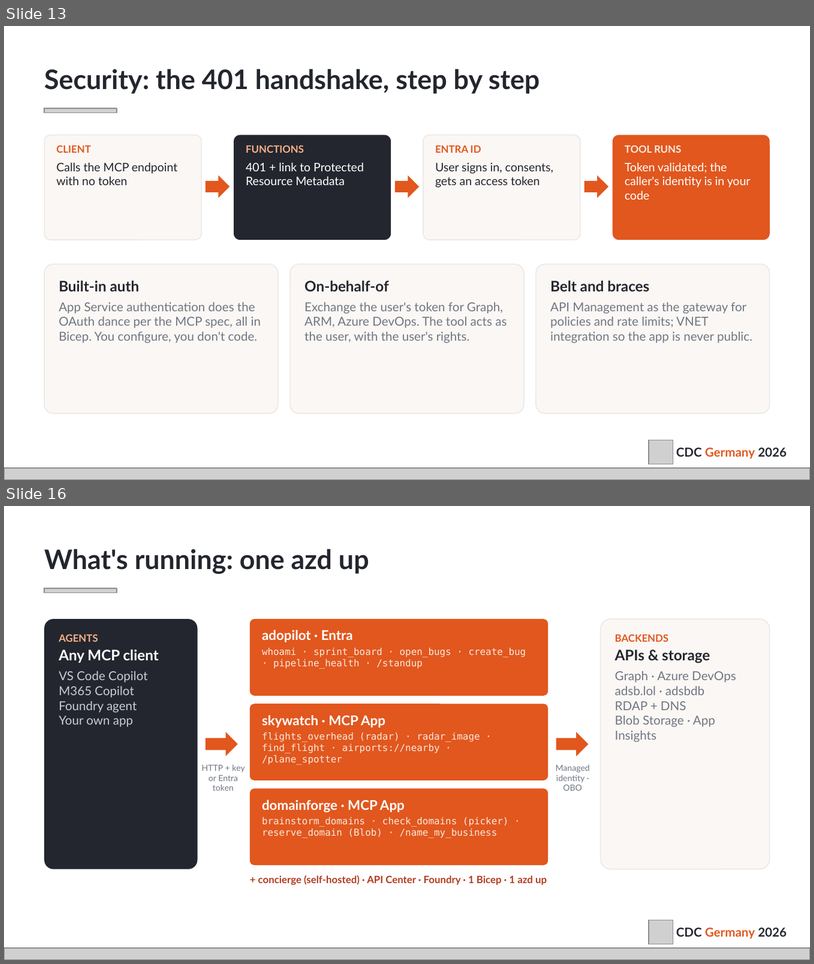
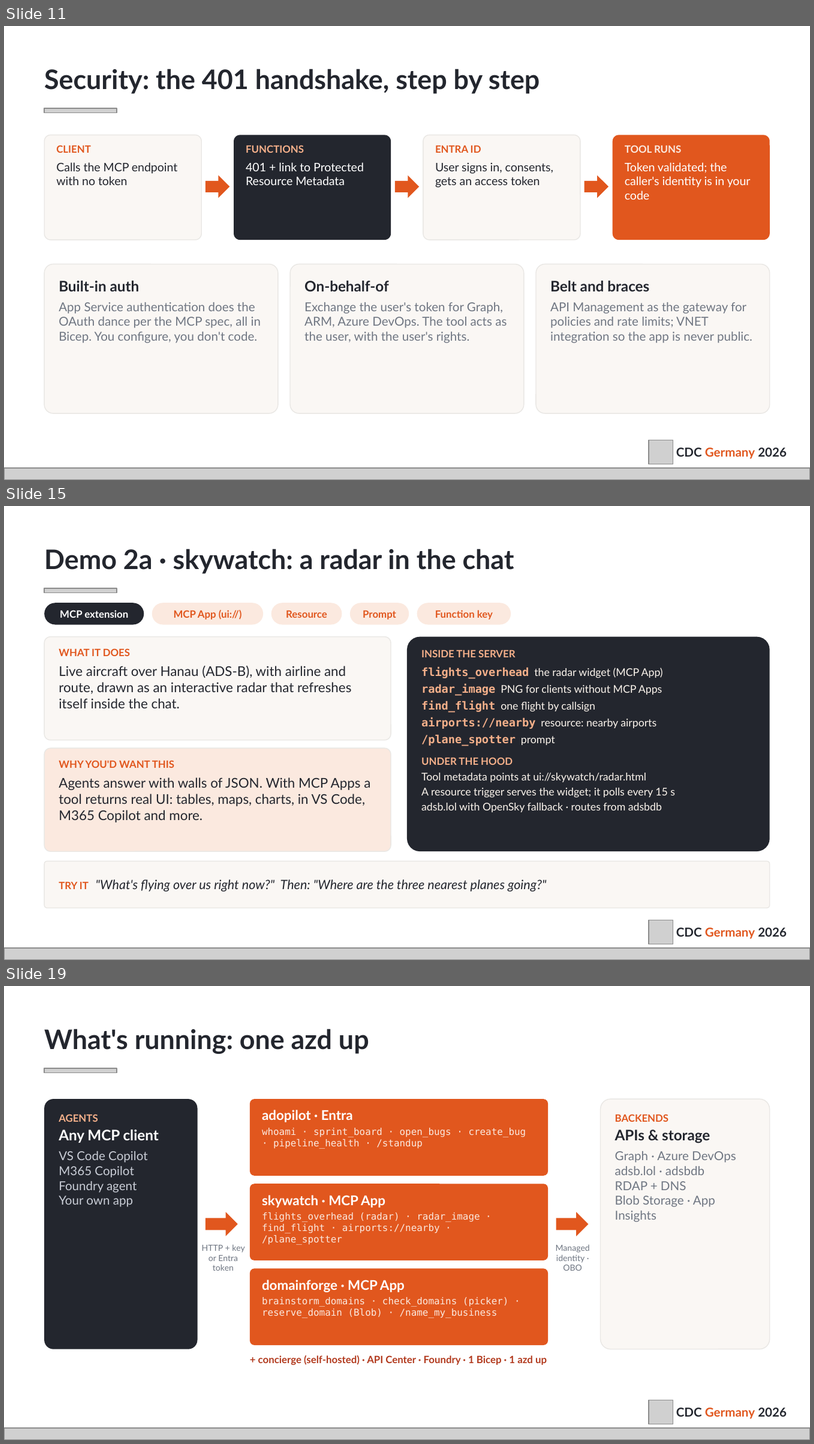
Before and after one commit to bakionur/azure-functions-mcp-cdc, a slide deck: docs/CDC2026_Okutucu_MCP-Azure-Functions.pptx. Shown one above the other, each under a label of ours: slides 13 and 16 before the commit, slides 11, 15 and 19 after it; the slides between them are not shown. The pictures are 814x964 and 814x1444 pixels, drawn with LibreOffice and Linux fonts; fonts in the diff are those of the drawing; grey boxes stand for pictures. Boxes give left, top, right and bottom in pixels: in the first picture for what was removed or moved away, otherwise in the second. Text is boxed around its words. In the diff, an @@ line names an element or a change of style, - is before the commit and + after.

```diff
--- a/docs/CDC2026_Okutucu_MCP-Azure-Functions.pptx
+++ b/docs/CDC2026_Okutucu_MCP-Azure-Functions.pptx
@@ slide 15 added at bbox=[4, 506, 810, 960], background #FFFFFF @@
@@ text added at bbox=[44, 549, 515, 574], 24 pt, text #23262E, bold @@
+Demo 2a · skywatch: a radar in the chat
@@ picture added at bbox=[44, 588, 117, 593] @@
@@ rounded rectangle added at bbox=[44, 603, 144, 625], fill #23262E @@
@@ text added at bbox=[60, 610, 128, 618], 9 pt, text #FFFFFF, bold @@
+MCP extension
@@ rounded rectangle added at bbox=[152, 603, 264, 625], fill #FBE9DF @@
@@ text added at bbox=[174, 610, 242, 619], 9 pt, text #E1571E, bold @@
+MCP App (ui://)
@@ rounded rectangle added at bbox=[272, 603, 342, 625], fill #FBE9DF @@
@@ text added at bbox=[286, 610, 327, 618], 9 pt, text #E1571E, bold @@
+Resource
@@ rounded rectangle added at bbox=[350, 603, 409, 625], fill #FBE9DF @@
@@ text added at bbox=[363, 610, 396, 619], 9 pt, text #E1571E, bold @@
+Prompt
@@ rounded rectangle added at bbox=[417, 603, 510, 625], fill #FBE9DF @@
@@ text added at bbox=[435, 610, 493, 619], 9 pt, text #E1571E, bold @@
+Function key
@@ rounded rectangle added at bbox=[44, 637, 391, 740], fill #FAF7F4, outline #E9E7E4 0.75 pt @@
@@ text added at bbox=[59, 648, 351, 708], 12 pt, text #23262E @@
+WHAT IT DOES
+Live aircraft over Hanau (ADS-B), with airline and route, drawn as an interactive radar that refreshes itself inside the chat.
@@ rounded rectangle added at bbox=[407, 637, 770, 851], fill #23262E @@
@@ text added at bbox=[422, 649, 675, 812], 9.5 pt, text #FBF4EC @@
+INSIDE THE SERVER
+flights_overhead the radar widget (MCP App)
+radar_image PNG for clients without MCP Apps
+find_flight one flight by callsign
+airports://nearby resource: nearby airports
+/plane_spotter prompt
+UNDER THE HOOD
+Tool metadata points at ui://skywatch/radar.html
+A resource trigger serves the widget; it polls every 15 s
+adsb.lol with OpenSky fallback · routes from adsbdb
@@ rounded rectangle added at bbox=[44, 748, 391, 851], fill #FBE9DF, outline #E9E7E4 0.75 pt @@
@@ text added at bbox=[59, 760, 371, 822], 12 pt, text #23262E @@
+WHY YOU'D WANT THIS
+Agents answer with walls of JSON. With MCP Apps a tool returns real UI: tables, maps, charts, in VS Code, M365 Copilot and more.
@@ rounded rectangle added at bbox=[44, 861, 770, 907], fill #FAF7F4, outline #E9E7E4 0.75 pt @@
@@ text added at bbox=[59, 879, 547, 891], 11.5 pt, text #23262E, italic @@
+TRY IT "What's flying over us right now?" Then: "Where are the three nearest planes going?"
@@ picture added at bbox=[649, 919, 674, 944] @@
@@ text added at bbox=[677, 927, 787, 939], 11 pt, text #23262E, bold @@
+CDC Germany 2026
@@ picture added at bbox=[4, 947, 810, 959] @@
@@ what was slide 13 is now slide 11 @@
@@ what was slide 16 is now slide 19 @@
```
Also in this commit, not shown: 3 slides changed, 6 other slides added, 3 slides removed.
